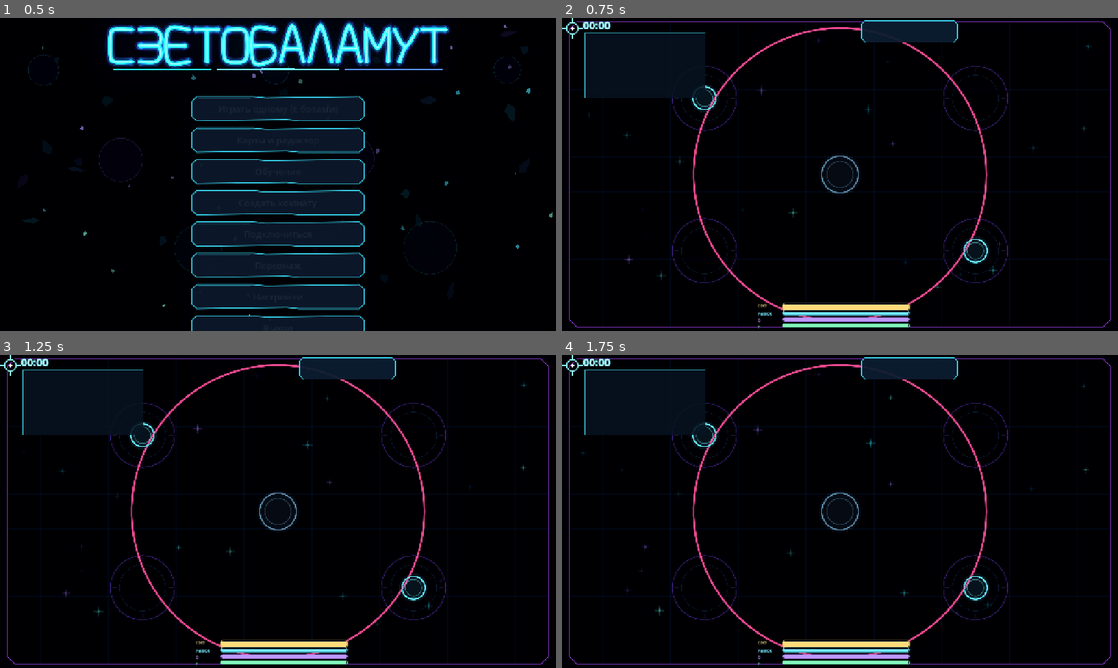
Above: before the commit, frames 1-4 (two rows, left to right).
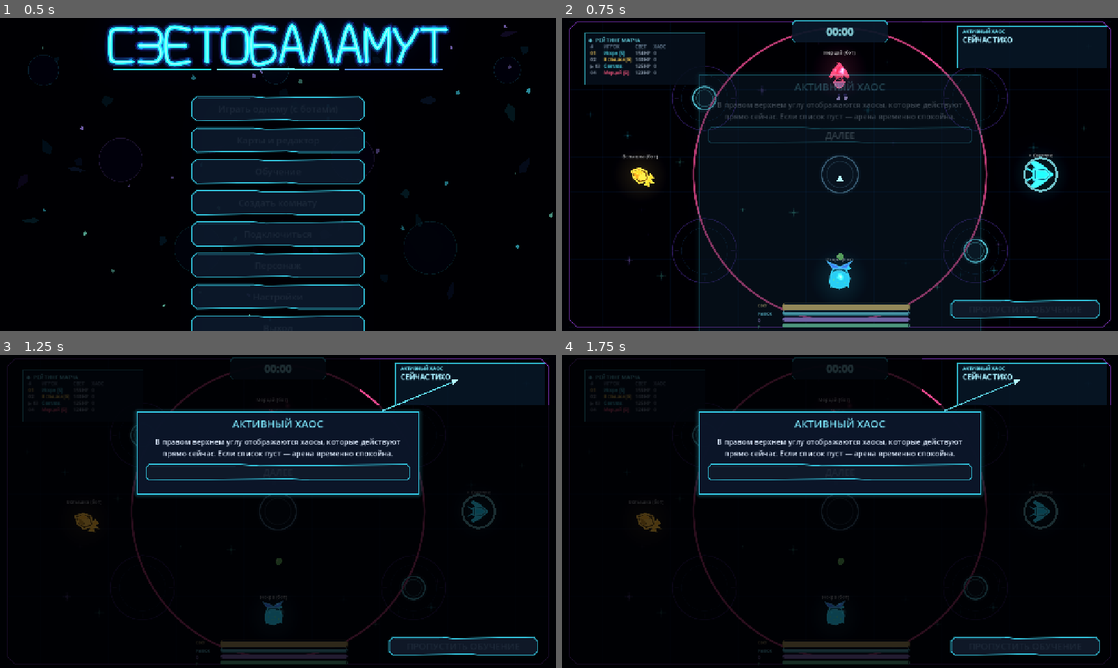
Above: after the commit, the same moments.

Repository: DvoreZZKy/svetobalamut
Game: Godot game, scene res://scenes/menu.tscn
Two runs of this game, one before a commit and one after it. Both use one fixed random seed, a clock stepped at 60 frames per second and the inputs below.
Inputs (mouse positions are in pixels of both pictures, inside the frame that each line leads up to):
- Up to frame 1 (0.5 s): no input
- Up to frame 2 (0.75 s): click "Играть одному (с ботами)" at 0.5 s
- Up to frame 3 (1.25 s): no input
- Up to frame 4 (1.75 s): tap Enter (restart) at 1.25 s; move the mouse to (867, 511) at 1.27 s; hold W (up) from 1.28 s (still down); tap Q (ability) at 1.35 s; click (867, 511) at 1.42 s

Frame 1 is identical in both runs. In frame 2, 16% of the frame differs, in the area x 0-99%, y 0-100%; in frame 3, 25%; in frame 4, 25%.
Error before the commit: Parse Error: Cannot infer the type of "away" variable because the value doesn't have a set type. (res://scripts/sim.gd:1672)

Commit message:
Fix typed obstacle avoidance vectors

Diff:
--- a/scripts/sim.gd
+++ b/scripts/sim.gd
@@ -1669,8 +1669,8 @@
 		if not ["rock", "crystal", "cover", "container", "plant"].has(obstacle_type):
 			continue
 		var obstacle_pos := Vector2(float(item.get("x", 0.0)), float(item.get("y", 0.0)))
-		var away := p.pos - obstacle_pos
-		var distance := away.length()
+		var away: Vector2 = p.pos - obstacle_pos
+		var distance: float = away.length()
 		var avoid_distance := float(item.get("r", 48.0)) + 145.0
 		if distance > 1.0 and distance < avoid_distance:
 			mv += away.normalized() * (1.0 - distance / avoid_distance) * 1.25
